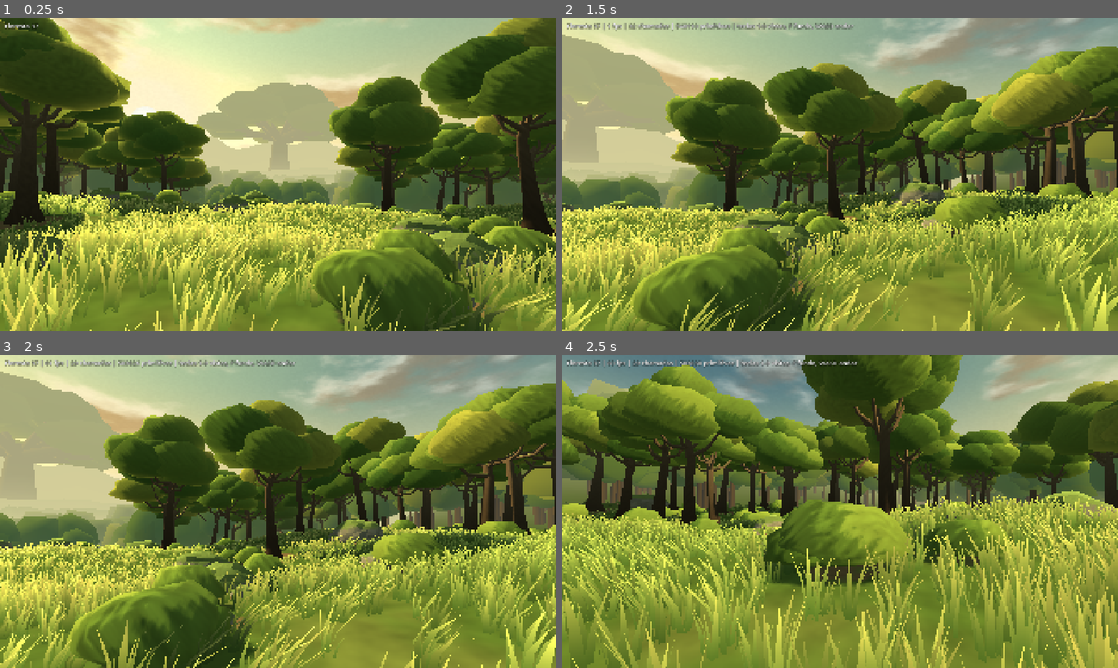
Above: before the commit, frames 1-4 (two rows, left to right).
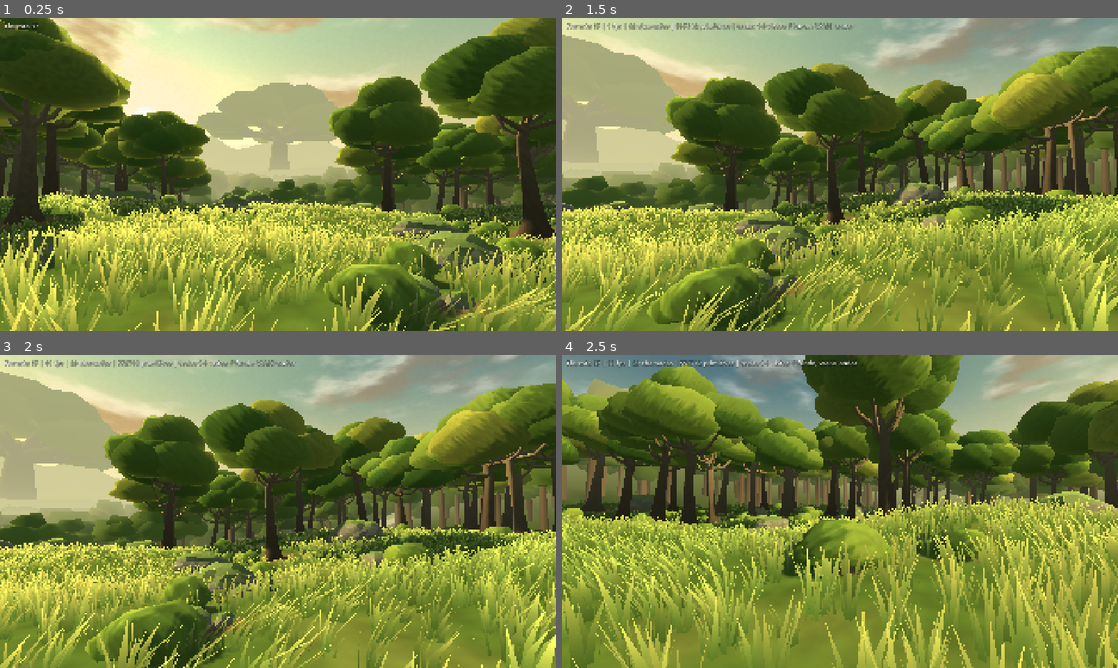
Above: after the commit, the same moments.

Repository: arthof09-ai/jogo-verdadeiro-rascunhos
Game: Godot game, scene res://mapa/floresta/campo_floresta.tscn
Two runs of this game, one before a commit and one after it. Both use one fixed random seed, a clock stepped at 60 frames per second and the inputs below. This scene is started directly instead of the project's main scene.
Inputs (mouse positions are in pixels of both pictures, inside the frame that each line leads up to):
- Up to frame 1 (0.25 s): no input
- Up to frame 2 (1.5 s): tap Enter at 0.5 s; move the mouse to (962, 158) at 0.52 s; hold Right 0.53-1.25 s; tap 1 at 0.6 s; click (962, 158) at 0.67 s; tap Space at 0.77 s; drag from (728, 190) to (812, 237) at 1.27 s
- Up to frame 3 (2 s): no input
- Up to frame 4 (2.5 s): move the mouse to (895, 442) at 2.02 s; hold Right from 2.03 s (still down); tap 3 at 2.1 s

The runs differ from the first frame. In frame 1, 14% of the frame differs, in the area x 0-100%, y 32-100%; in frame 2, 16%; in frame 3, 16%; in frame 4, 18%, in the area x 0-100%, y 1-100%.

Commit message:
Ordem 37 (mapa da floresta): construtor — tinta do anel próximo com a mesma conta de luz da arena, filas da frente do anel com forma de árvore, cantos das vistas fora dos troncos, casca mais clara, arbustos menores e mais cheios
Co-Authored-By: Claude <noreply@anthropic.com>

Diff:
--- a/rascunhos/cliente/mapa/floresta/campo_floresta.gd
+++ b/rascunhos/cliente/mapa/floresta/campo_floresta.gd
@@ -46,16 +46,16 @@
 	["centro_olha-leste", 0.0, 0.0, 1.7, 90.0, 3.0],
 	["centro_olha-sul", 0.0, 0.0, 1.7, 180.0, 3.0],
 	["centro_olha-oeste", 0.0, 0.0, 1.7, -90.0, 3.0],
-	["canto-NO_olha-centro", -28.0, -28.0, 1.7, 135.0, 0.0],
-	["canto-NE_olha-centro", 28.0, -28.0, 1.7, -135.0, 0.0],
-	["canto-SE_olha-centro", 28.0, 28.0, 1.7, -45.0, 0.0],
-	["canto-SO_olha-centro", -28.0, 28.0, 1.7, 45.0, 0.0],
-	["canto-NO_olha-fora", -28.0, -28.0, 1.7, -45.0, 4.0],
-	["canto-NE_olha-fora", 28.0, -28.0, 1.7, 45.0, 4.0],
-	["canto-SE_olha-fora", 28.0, 28.0, 1.7, 135.0, 4.0],
-	["canto-SO_olha-fora", -28.0, 28.0, 1.7, -135.0, 4.0],
+	["canto-NO_olha-centro", -25.5, -28.5, 1.7, 138.0, 0.0],
+	["canto-NE_olha-centro", 29.0, -26.0, 1.7, -132.0, 0.0],
+	["canto-SE_olha-centro", 25.0, 29.5, 1.7, -40.0, 0.0],
+	["canto-SO_olha-centro", -29.5, 25.5, 1.7, 49.0, 0.0],
+	["canto-NO_olha-fora", -25.5, -28.5, 1.7, -45.0, 4.0],
+	["canto-NE_olha-fora", 29.0, -26.0, 1.7, 45.0, 4.0],
+	["canto-SE_olha-fora", 25.0, 29.5, 1.7, 135.0, 4.0],
+	["canto-SO_olha-fora", -29.5, 25.5, 1.7, -135.0, 4.0],
 	["longe_vista-ref07", 5.0, 27.0, 2.3, -11.0, 1.0],
-	["alto_mapa-inteiro", 0.0, 62.0, 46.0, 0.0, -38.0],
+	["alto_mapa-inteiro", 0.0, 46.0, 34.0, 0.0, -40.0],
 ]
 
 @export var semente: int = 37
@@ -517,9 +517,9 @@
 		var incl: Vector3 = a["incl"]
 		var fase: float = a["fase"]
 		var cimo: Vector3 = a["cimo"]
-		var casca := Paleta.CASCA.lerp(Color("#7a6a55"), _rf(0.0, 0.45))
-		var casca_base := casca.darkened(0.30)
-		casca_base.a = 0.80
+		var casca := Paleta.CASCA.lerp(Color("#93806a"), _rf(0.30, 0.75))
+		var casca_base := casca.darkened(0.20)
+		casca_base.a = 0.86
 		# tronco: 7 níveis, raiz alargada, leve torção
 		var pts: Array = []
 		for i in 7:
@@ -628,7 +628,8 @@
 		lote.rocha(c + Vector3(0, esc.y * 0.22, 0), esc, rot, 2 if tam > 1.1 else 1, cor, _rf(0.0, 60.0))
 	var m := _mat(SH_SOLIDO)
 	m.set_shader_parameter("cor_musgo", Paleta.PEDRA_MUSGO)
-	m.set_shader_parameter("forca_musgo", 0.85)
+	m.set_shader_parameter("forca_musgo", 0.80)
+	m.set_shader_parameter("musgo_de", 0.56)
 	m.set_shader_parameter("musgo_liso", 1.0)
 	_instancia(arena, lote.fechar(), m, "Pedras")
 	medidas["rochas_tri"] = lote.triangulos()
@@ -640,6 +641,7 @@
 	var l := Lote.new()
 	l.bolha(Vector3(0, 0.42, 0), Vector3(0.9, 0.62, 0.9), 1, Color.WHITE, 3.0, Vector3(0, -0.2, 0), 0.0, 0.5, 0.36)
 	l.bolha(Vector3(0.55, 0.30, 0.25), Vector3(0.55, 0.42, 0.55), 1, Color(0.92, 0.95, 0.9), 11.0, Vector3(0, -0.2, 0), 0.3, 0.5, 0.36)
+	l.bolha(Vector3(-0.42, 0.26, -0.40), Vector3(0.48, 0.36, 0.48), 1, Color(0.86, 0.92, 0.84), 23.0, Vector3(0, -0.2, 0), 0.6, 0.5, 0.36)
 	var malha := l.fechar()
 	var lugares: Array[Transform3D] = []
 	var cores: Array[Color] = []
@@ -662,8 +664,8 @@
 			prob *= 0.35
 		if _rng.randf() > prob or _terra_em(x, z) > 0.5:
 			continue
-		var s := _rf(0.7, 1.7)
-		var b := Basis(Vector3.UP, _rf(0.0, TAU)).scaled(Vector3(s, s * _rf(0.8, 1.2), s))
+		var s := _rf(0.5, 1.15)
+		var b := Basis(Vector3.UP, _rf(0.0, TAU)).scaled(Vector3(s, s * _rf(0.85, 1.3), s))
 		lugares.append(Transform3D(b, Vector3(x, Relevo.altura(x, z) - 0.05, z)))
 		var tinta := Paleta.COPA_A.lerp(Paleta.COPA_B, _rf(0.2, 1.0))
 		tinta.a = 1.0
@@ -824,13 +826,27 @@
 	return Vector2(dx * r, dz * r)
 
 
-## A tinta do anel próximo: luz cozinhada (lado do sol quente, lado da sombra frio) e depois
-## o AR — a cor do horizonte entra com a distância e com a baixa do vale (a bruma assenta).
-func _tinta_perto(cor: Color, nrm: Vector3, p: Vector3) -> Color:
-	var k := smoothstep(-0.25, 0.65, nrm.dot(Paleta.dir_luz()))
-	var c := Color(cor.r * lerpf(0.60, 1.16, k), cor.g * lerpf(0.70, 1.08, k), cor.b * lerpf(0.86, 0.84, k))
+## A tinta do anel próximo: a MESMA conta de luz dos shaders da arena (copa.gdshader /
+## luz_floresta.gdshaderinc), feita uma vez por vértice e guardada na cor — por isso a primeira
+## fila do anel casa com a última fila de árvores reais. Depois entra o AR: a cor do horizonte
+## cresce com a distância e com a baixa do vale (a bruma assenta).
+## `ao` = oclusão (0–1): copas por dentro, chão debaixo da floresta.
+func _tinta_perto(cor: Color, nrm: Vector3, p: Vector3, ao: float = 1.0) -> Color:
+	# a pincelada: uma mancha de ~2 m parte a luz em toques, como nas copas reais
+	var mancha := Relevo.ruido().get_noise_3d(p.x * 55.0, p.y * 55.0, p.z * 55.0)
+	var ndl := nrm.dot(Paleta.dir_luz()) + mancha * 0.55
+	var k := smoothstep(-0.20, 0.10, ndl) * 0.5 + smoothstep(0.28, 0.58, ndl) * 0.5
+	var alb := cor.srgb_to_linear()
+	var ceu := Paleta.COR_CEU_AMBIENTE.srgb_to_linear()
+	var sol := Paleta.COR_SOL.srgb_to_linear()
+	var sombra := Paleta.COR_SOMBRA.srgb_to_linear()
+	var baixo := clampf(0.5 - 0.5 * nrm.y, 0.0, 1.0)
+	var amb := ceu * (0.26 + 0.20 * nrm.y) + Color(0.46, 0.48, 0.17) * (0.375 * baixo)
+	var luz := amb + (sombra * 0.45).lerp(sol, k * ao)
+	var escuro := lerpf(0.72, 1.0, ao)
+	var c := Color(alb.r * luz.r * escuro, alb.g * luz.g * escuro, alb.b * luz.b * escuro).linear_to_srgb()
 	var f := Relevo.fora(p.x, p.z)
-	var quanto := lerpf(0.06, 0.46, clampf((f - Relevo.ANEL_DENTRO) / (Relevo.ANEL_FORA - Relevo.ANEL_DENTRO), 0.0, 1.0))
+	var quanto := lerpf(0.04, 0.46, clampf((f - Relevo.ANEL_DENTRO) / (Relevo.ANEL_FORA - Relevo.ANEL_DENTRO), 0.0, 1.0))
 	quanto += 0.30 * smoothstep(1.0, -11.0, p.y)
 	return Paleta.ar(c, quanto)                                          # (c) a tinta dos anéis
 
@@ -890,6 +906,21 @@
 			tinta = tinta.lerp(Paleta.COPA_OURO, 0.4)
 		var sub := 1 if f2 < Relevo.ANEL_DENTRO + 16.0 else 0
 		var centro := Vector3(p4.x, h2 + alto * 0.58, p4.y)
+		if f2 < Relevo.ANEL_DENTRO + 8.0:
+			# as filas da frente (coladas à orla real) imitam a forma das árvores reais:
+			# tronco + 3 massas achatadas em volta do cimo + 1 por cima
+			var cimo2 := Vector3(p4.x, h2 + alto * 0.50, p4.y)
+			var pe_vol := cimo2 + Vector3(0, alto * 0.10, 0)
+			for b3 in 3:
+				var a5 := TAU * (float(b3) + _rf(-0.3, 0.3)) / 3.0
+				var rb2 := alto * _rf(0.20, 0.26)
+				var c5 := cimo2 + Vector3(cos(a5) * alto * 0.20, alto * _rf(0.05, 0.18), sin(a5) * alto * 0.20)
+				lt.bolha(c5, Vector3(rb2, rb2 * 0.72, rb2), 1, tinta.lerp(Paleta.COPA_B, _rf(0.0, 0.4)), _rf(0.0, 80.0), pe_vol, 0.0, 0.0, 0.34)
+			lt.bolha(cimo2 + Vector3(0, alto * 0.30, 0), Vector3(alto * 0.22, alto * 0.16, alto * 0.22), 0, tinta, _rf(0.0, 80.0), pe_vol, 0.0, 0.0, 0.34)
+			var casca2 := Paleta.CASCA.lerp(Color("#93806a"), 0.4)
+			lt.tubo([[Vector3(p4.x, h2 - 0.5, p4.y), alto * 0.040], [cimo2, alto * 0.024]], 5, casca2, casca2, false)
+			postas += 1
+			continue
 		lt.bolha(centro, Vector3(largo, alto * 0.46, largo), sub, tinta, _rf(0.0, 80.0), centro - Vector3(0, alto * 0.3, 0), 0.0, 0.0, 0.34)
 		if sub == 1:
 			var c2 := centro + Vector3(_rf(-1.0, 1.0) * largo * 0.7, -alto * _rf(0.05, 0.22), _rf(-1.0, 1.0) * largo * 0.7)
